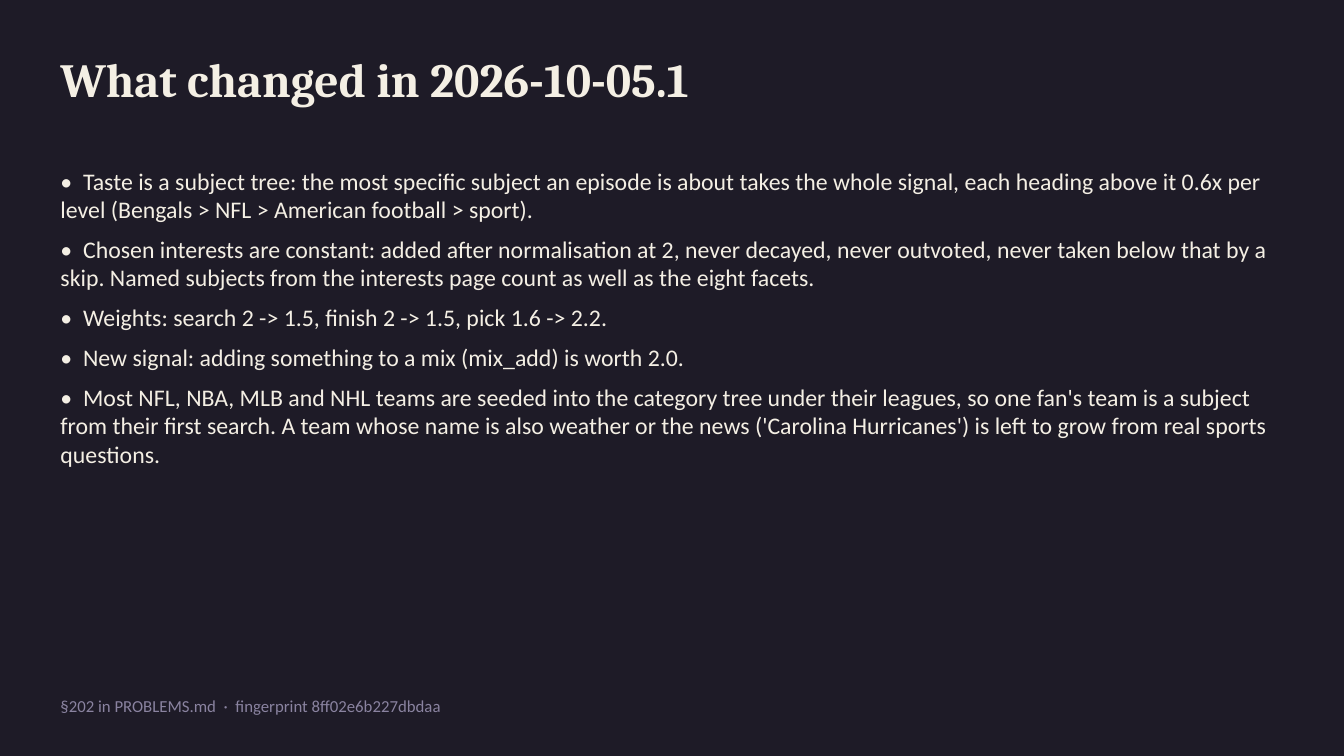
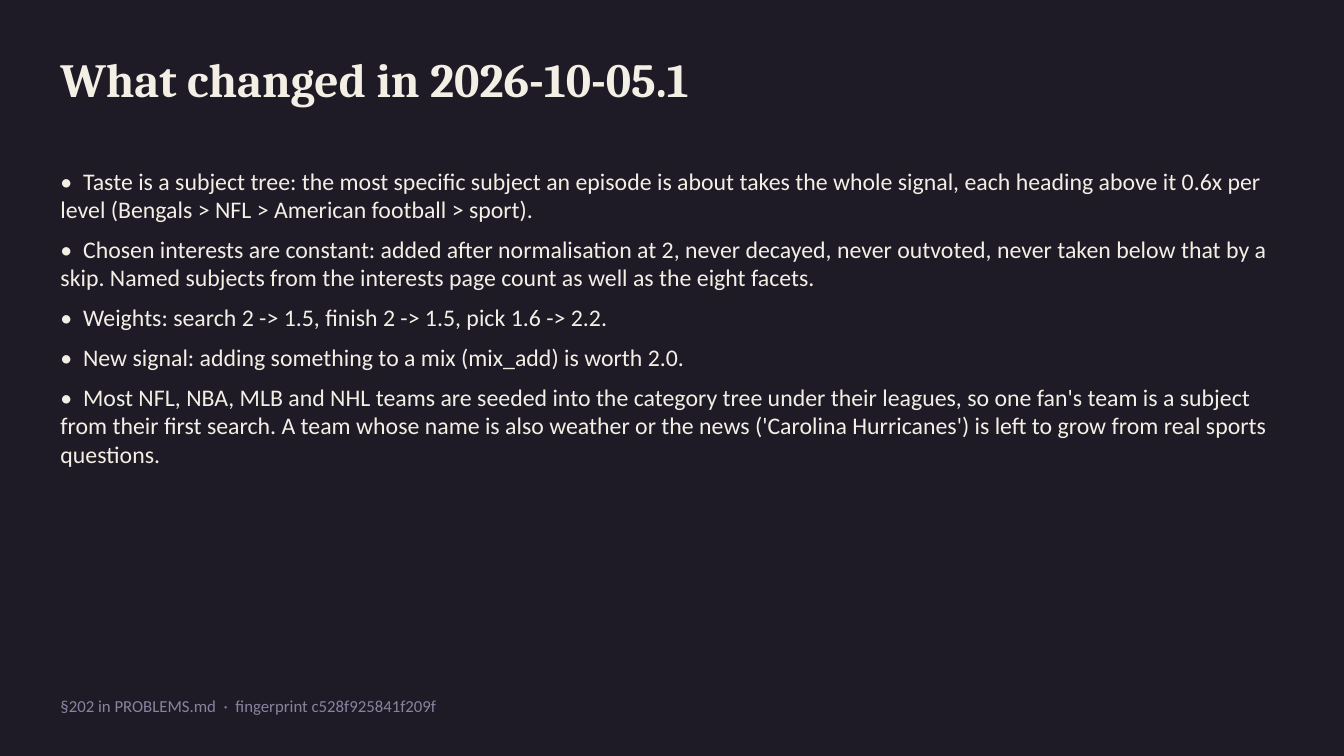
Before and after one commit to tjweingart-byte/FAM, a slide deck: slide 10 of docs/algorithm/FAM_Algorithm.pptx. Drawn at 1344x756 pixels with LibreOffice and Linux fonts; fonts in the diff are those of the drawing. Boxes give left, top, right and bottom in pixels: in the first picture for what was removed or moved away, otherwise in the second. Text is boxed around its words. In the diff, an @@ line names an element or a change of style, - is before the commit and + after.

```diff
--- a/docs/algorithm/FAM_Algorithm.pptx
+++ b/docs/algorithm/FAM_Algorithm.pptx
@@ text at [60,700,436,715]: text changed @@
-§202 in PROBLEMS.md · fingerprint 8ff02e6b227dbdaa
+§202 in PROBLEMS.md · fingerprint c528f925841f209f
```
Also in this commit, not shown: 1 other slide changed, 37 other files.
